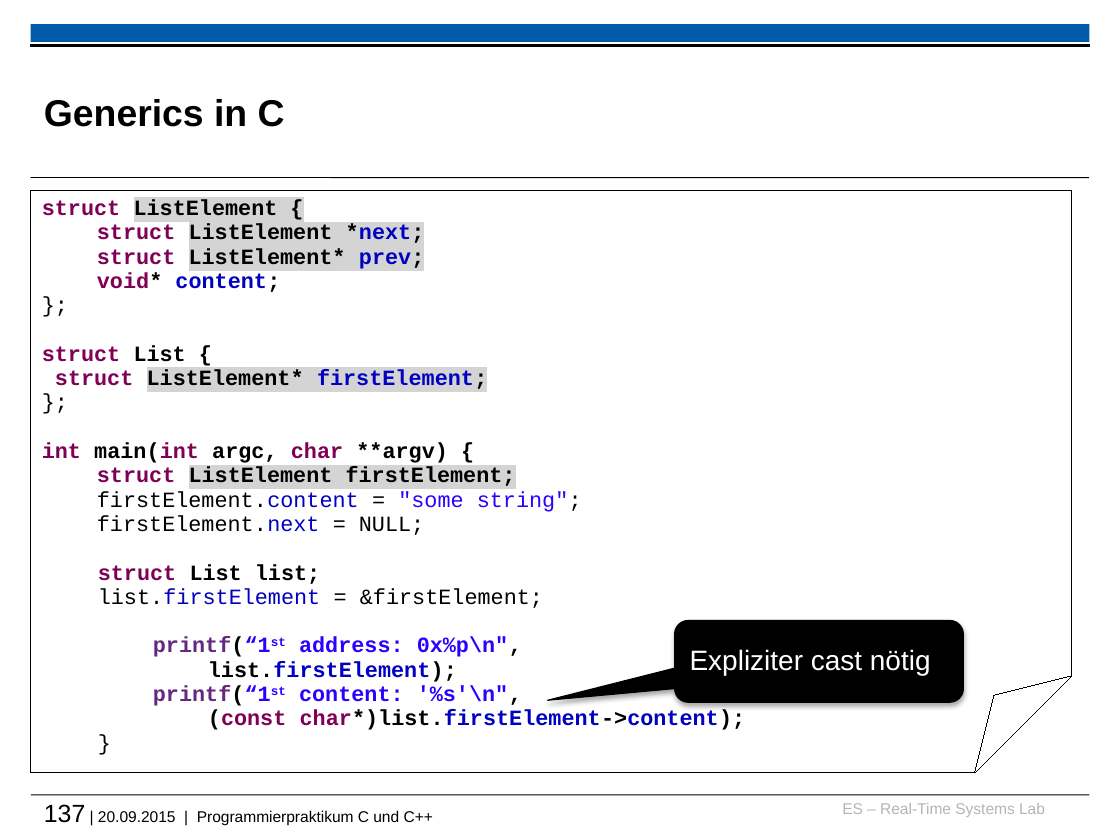
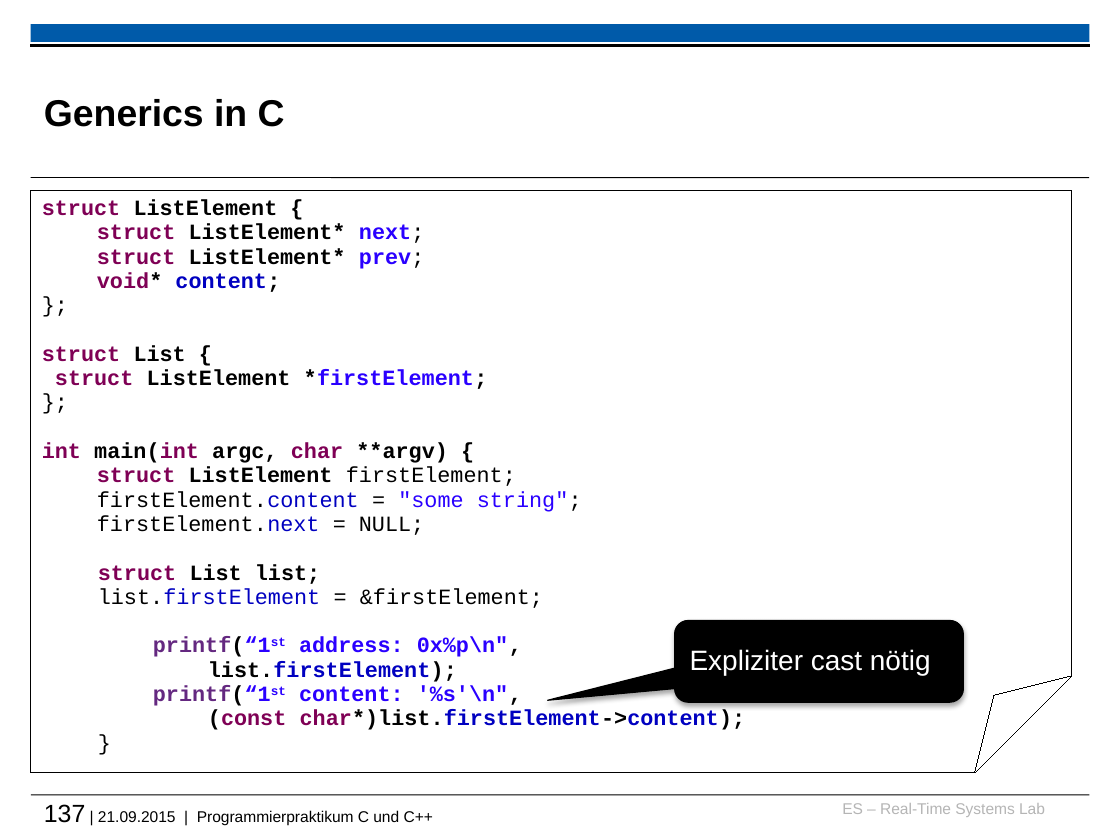
Before and after one commit to h82k/tud-cppp, a slide deck: slide 137 of cppp_lecture.pptx. Drawn at 1120x840 pixels with LibreOffice and Linux fonts; fonts in the diff are those of the drawing; background and template pictures are left out. Boxes give left, top, right and bottom in pixels: in the first picture for what was removed or moved away, otherwise in the second. Text is boxed around its words. In the diff, an @@ line names an element or a change of style, - is before the commit and + after.

```diff
--- a/cppp_lecture.pptx
+++ b/cppp_lecture.pptx
@@ text in folded corner at (x1=42, y1=199, x2=516, y2=486): highlight #D4D4D4 to none in "ListElement {", "ListElement* prev;", "ListElement firstElement;"; text colour #0000C0 to #2A00FF in "prev;"; bold off in "prev;", "firstElement;" @@
@@ text in folded corner at (x1=97, y1=224, x2=424, y2=243): spaces changed @@
-struct ListElement *next;
+struct ListElement* next;
@@ text in folded corner at (x1=55, y1=370, x2=488, y2=389): spaces changed @@
-struct ListElement* firstElement;
+struct ListElement *firstElement;
@@ text at (x1=44, y1=804, x2=433, y2=825): text changed @@
-137 | 20.09.2015 | Programmierpraktikum C und C++
+137 | 21.09.2015 | Programmierpraktikum C und C++
```
Also in this commit, not shown: 6 other slides changed, 1 slide added, 1 slide removed, 1 other file.
